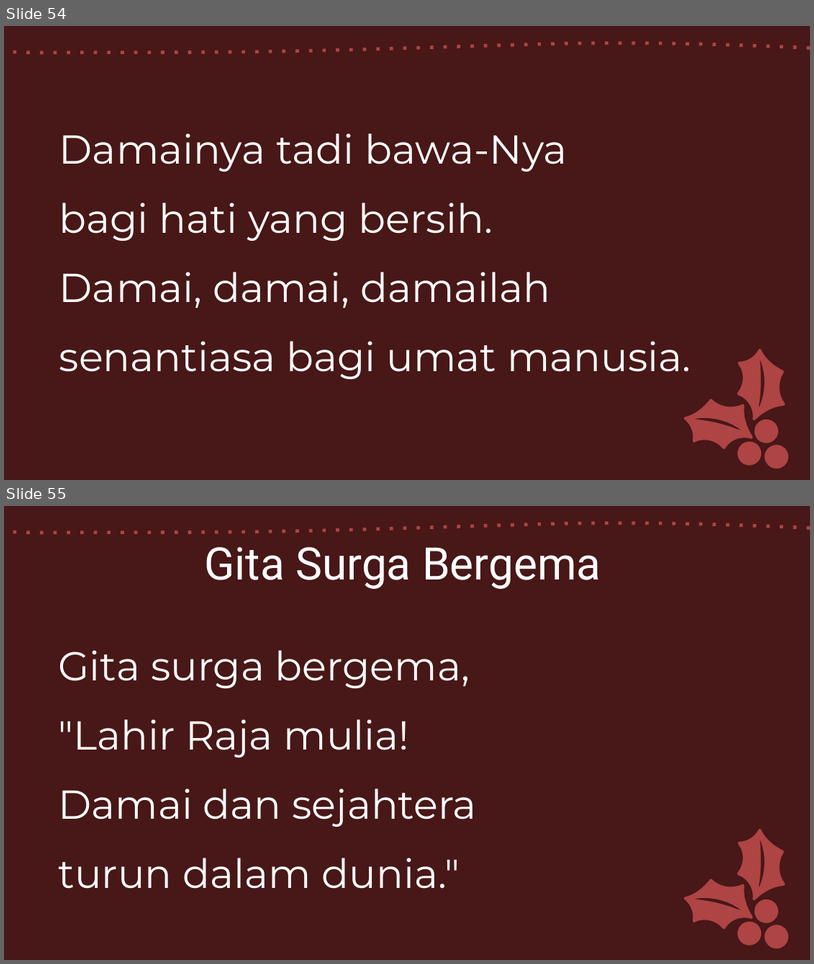
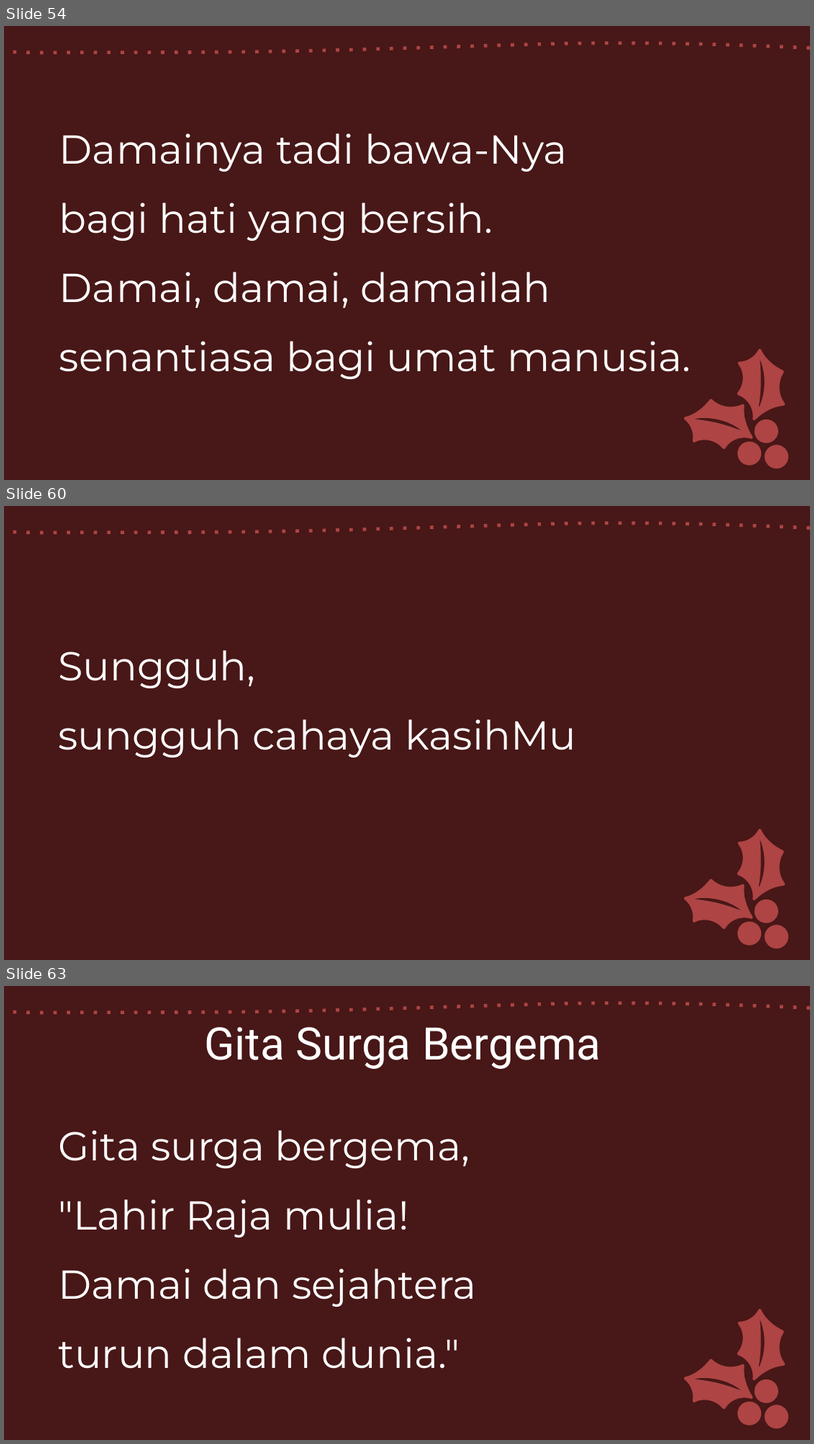
Before and after one commit to laurensius/Slide_Misa_KRC, a slide deck: 2020 12 tanggal 24 - 25/Misa hari raya natal jam 09.00 WIB - Indo - Proses.pptx. Shown one above the other, each under a label of ours: slides 54 and 55 before the commit, slides 54, 60 and 63 after it; the slides between them are not shown. The pictures are 814x964 and 814x1444 pixels, drawn with LibreOffice and Linux fonts; fonts in the diff are those of the drawing. Boxes give left, top, right and bottom in pixels: in the first picture for what was removed or moved away, otherwise in the second. Text is boxed around its words. In the diff, an @@ line names an element or a change of style, - is before the commit and + after.

```diff
--- a/2020 12 tanggal 24 - 25/Misa hari raya natal jam 09.00 WIB - Indo - Proses.pptx
+++ b/2020 12 tanggal 24 - 25/Misa hari raya natal jam 09.00 WIB - Indo - Proses.pptx
@@ slide 60 added at [4, 506, 810, 960], background #481818; not listed: 6 template elements that a slide beside it also shows @@
@@ text added at [58, 650, 577, 757], 36 pt, text #FFFFFF @@
+Sungguh,
+sungguh cahaya kasihMu
@@ what was slide 55 is now slide 63 @@
```
Also in this commit, not shown: 7 other slides added, 7 other files.
